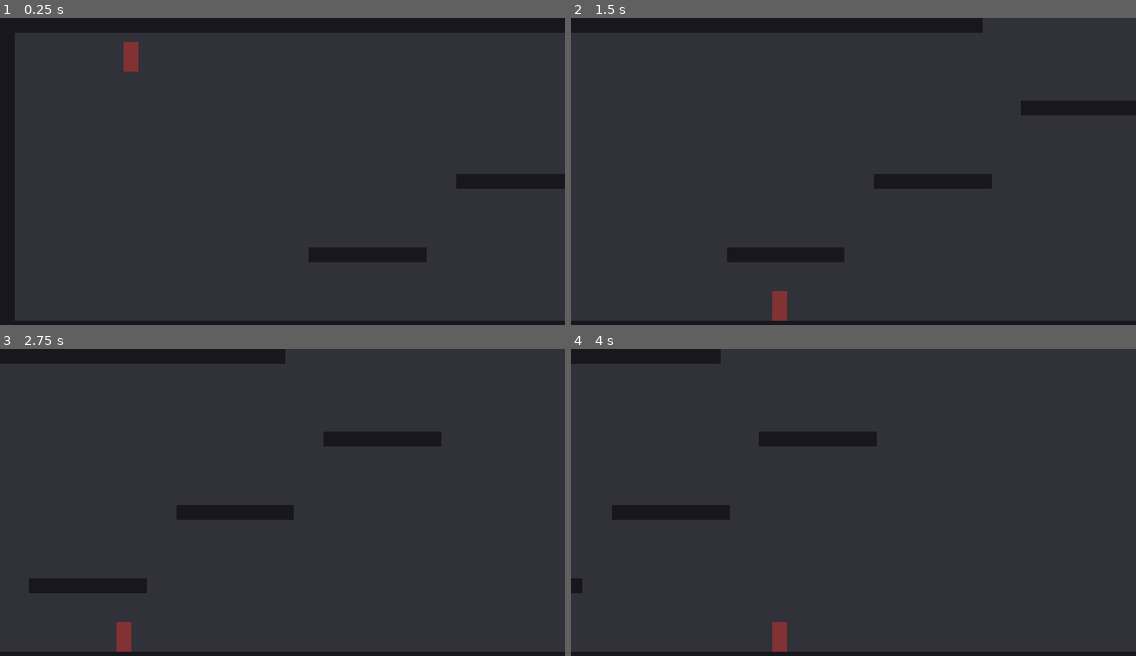
Above: before the commit, frames 1-4 (two rows, left to right).
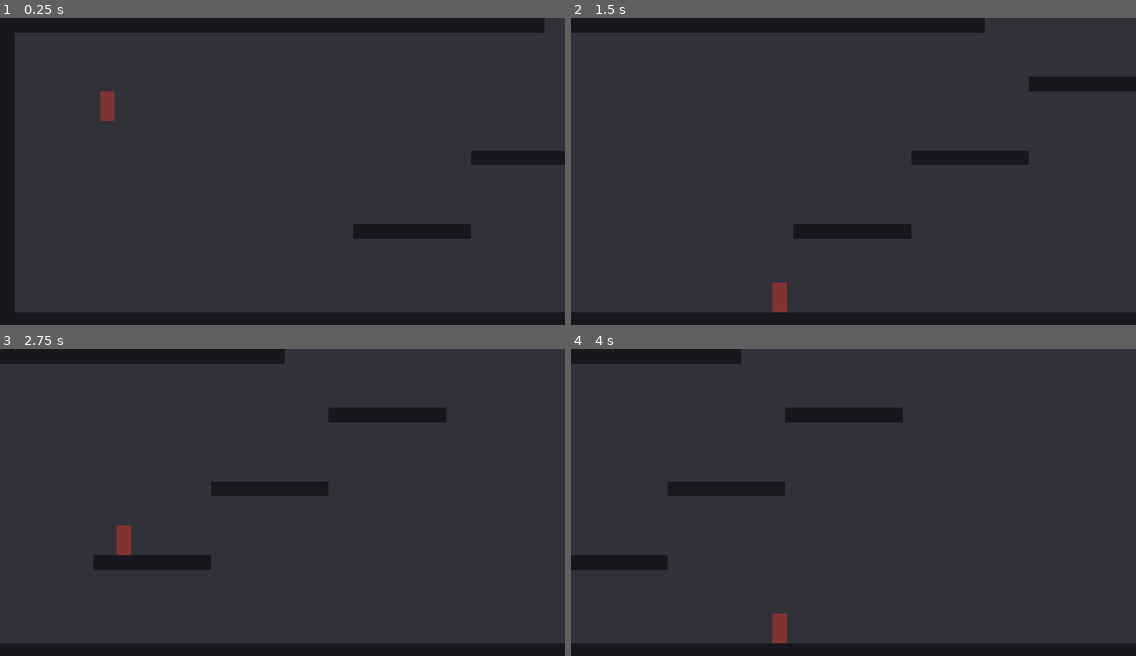
Above: after the commit, the same moments.

Repository: RubixDev/OutOfBounds
Game: Godot game, scene res://scenes/MainScene.tscn
Two runs of this game, one before a commit and one after it. Both use one fixed random seed, a clock stepped at 60 frames per second and the inputs below.
Inputs:
- Up to frame 1 (0.25 s): no input
- Up to frame 2 (1.5 s): hold Up (jump) 0.53-1.28 s; hold Right (move_right) from 0.53 s (still down); tap Shift (go_oob) at 1.35 s
- Up to frame 3 (2.75 s): tap Up (jump) at 1.52, 1.55, 1.82 s; release Right (move_right) at 2.03 s; hold Left (move_left) from 2.03 s (still down); hold Up (jump) from 2.03 s (still down)
- Up to frame 4 (4 s): release Left (move_left) at 2.78 s; release Up (jump) at 2.78 s; hold Right (move_right) from 2.78 s (still down); tap Shift (go_oob) at 2.85 s; tap Up (jump) at 3.02, 3.05, 3.32 s; hold Up (jump) from 3.53 s (still down)

The runs differ from the first frame. In frame 1, 7.1% of the frame differs, in the area x 2-100%, y 0-99%; in frame 2, 8.7%; in frame 3, 9.2%, in the area x 0-100%, y 0-99%; in frame 4, 7.9%.

Commit message:
Use grid snapping

Diff:
--- a/src/scenes/MainScene.tscn
+++ b/src/scenes/MainScene.tscn
@@ -6,38 +6,37 @@
 [node name="MainScene" type="Node2D"]
 
 [node name="Wall1" parent="." instance=ExtResource( 1 )]
-position = Vector2( 960, 0 )
-scale = Vector2( 192, 10 )
+position = Vector2( 900, 0 )
+scale = Vector2( 38, 2 )
 
 [node name="Wall2" parent="." instance=ExtResource( 1 )]
-position = Vector2( 1920, 1080 )
-scale = Vector2( 384, 10 )
+position = Vector2( 1900, 1050 )
+scale = Vector2( 78, 2 )
 
 [node name="Wall3" parent="." instance=ExtResource( 1 )]
-position = Vector2( 0, 540 )
-scale = Vector2( 10, 108 )
+position = Vector2( 0, 525 )
+scale = Vector2( 2, 23 )
 
 [node name="Wall4" parent="." instance=ExtResource( 1 )]
-position = Vector2( 3840, 540 )
-scale = Vector2( 10, 108 )
+position = Vector2( 3800, 525 )
+scale = Vector2( 2, 23 )
 
 [node name="Platform1" parent="." instance=ExtResource( 1 )]
-position = Vector2( 1250, 805 )
-scale = Vector2( 40, 5 )
+position = Vector2( 1400, 725 )
+scale = Vector2( 8, 1 )
 
 [node name="Platform2" parent="." instance=ExtResource( 1 )]
-position = Vector2( 1750, 555 )
-scale = Vector2( 40, 5 )
+position = Vector2( 1800, 475 )
+scale = Vector2( 8, 1 )
 
 [node name="Platform3" parent="." instance=ExtResource( 1 )]
-position = Vector2( 2250, 305 )
-scale = Vector2( 40, 5 )
+position = Vector2( 2200, 225 )
+scale = Vector2( 8, 1 )
 
 [node name="RigidBody2D" parent="." instance=ExtResource( 3 )]
-position = Vector2( 446, 246 )
+position = Vector2( 365, 419 )
 
 [node name="Camera" type="Camera2D" parent="RigidBody2D"]
-offset = Vector2( 250, 0 )
 current = true
 limit_left = 0
 limit_top = 0
--- a/src/scenes/Wall.tscn
+++ b/src/scenes/Wall.tscn
@@ -6,15 +6,15 @@
 
 [sub_resource type="GradientTexture" id=3]
 gradient = SubResource( 2 )
-width = 10
+width = 50
 
 [sub_resource type="RectangleShape2D" id=1]
-extents = Vector2( 5, 5 )
+extents = Vector2( 25, 25 )
 
 [node name="StaticBody2D" type="StaticBody2D"]
 
 [node name="Sprite" type="Sprite" parent="."]
-scale = Vector2( 1, 10 )
+scale = Vector2( 1, 50 )
 texture = SubResource( 3 )
 
 [node name="CollisionShape2D" type="CollisionShape2D" parent="."]
--- a/src/scripts/Player.gd
+++ b/src/scripts/Player.gd
@@ -6,6 +6,7 @@
 
 export var initialJumpTimer = 0.2
 export var initialGroundedTimer = 0.1
+export var cameraOffset = 250
 
 const CAMERA_WIDTH = 1920
 const CAMERA_HEIGHT = 1080
@@ -26,8 +27,9 @@
 
 
 func _ready():
-	camera.limit_left -= int(camera.offset.x)
-	camera.limit_right -= int(camera.offset.x)
+	camera.offset.x = cameraOffset
+	camera.limit_left -= cameraOffset
+	camera.limit_right -= cameraOffset
 
 
 func _physics_process(delta):
@@ -50,6 +52,8 @@
 		velocity.y = -JUMP_VELOCITY
 		jumpTimer = 0
 		groundedTimer = 0
+		if !Input.is_action_pressed('jump'):
+			velocity.y *= 0.6
 	if Input.is_action_just_released('jump') && velocity.y < 0:
 		velocity.y *= 0.5
 
